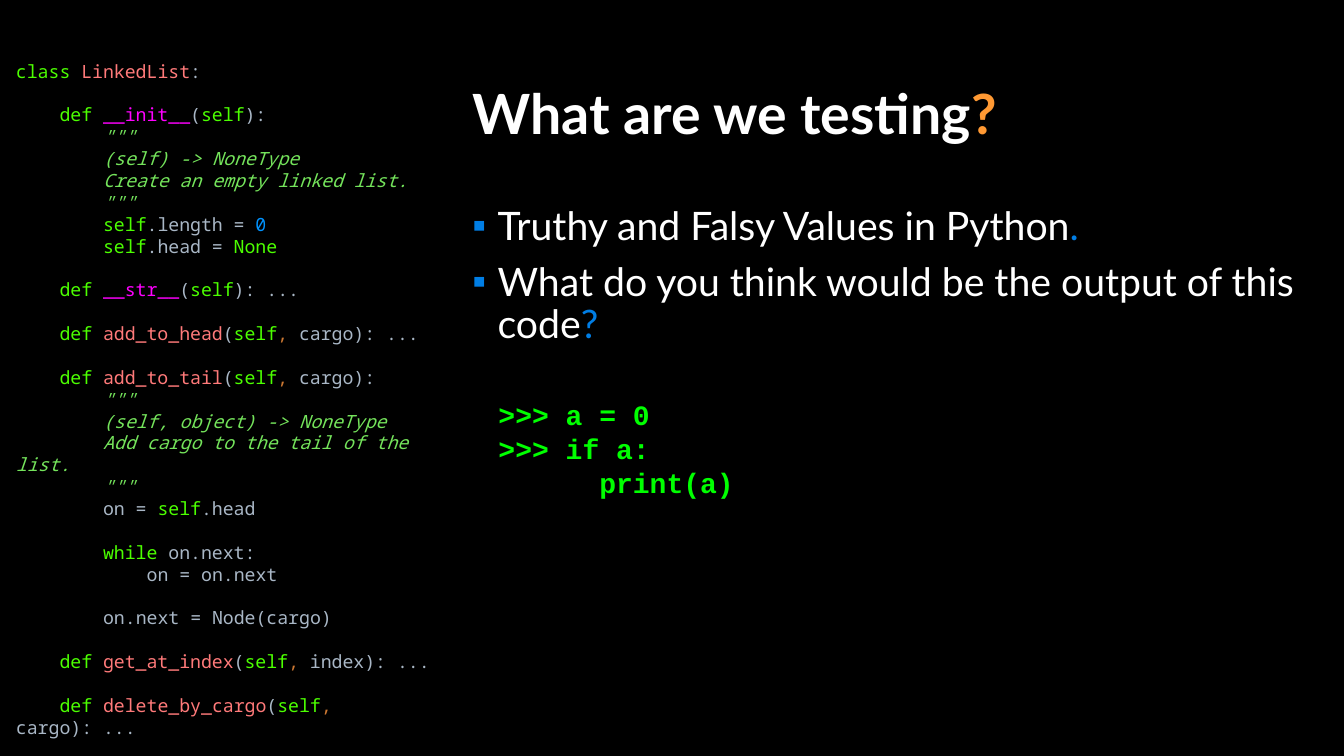
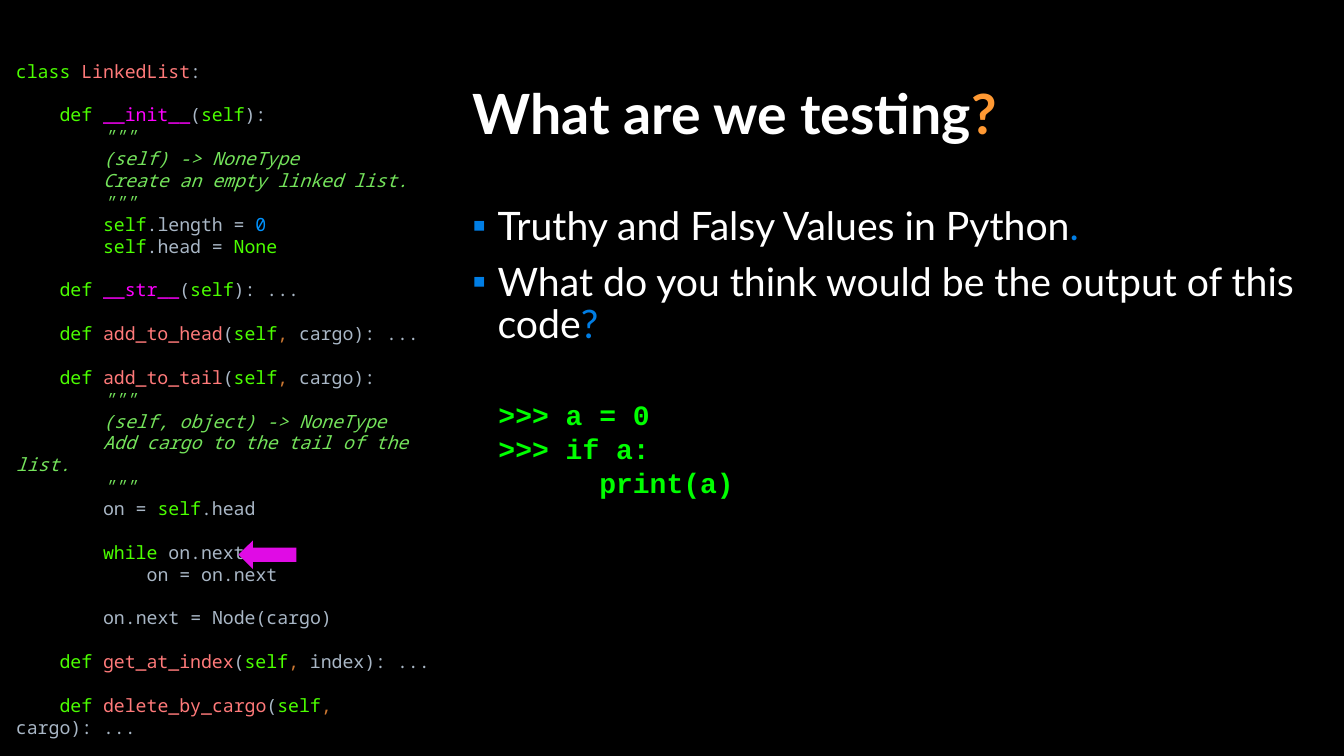
Before and after one commit to APS106/APS106-winter-2022-material, a slide deck: slide 16 of lectures/week12/lecture2/slides/week12_lecture2.pptx (slide 13 before the commit). Drawn at 1344x756 pixels with LibreOffice and Linux fonts; fonts in the diff are those of the drawing; background and template pictures are left out. Boxes give left, top, right and bottom in pixels: in the first picture for what was removed or moved away, otherwise in the second. Text is boxed around its words. In the diff, an @@ line names an element or a change of style, - is before the commit and + after.

```diff
--- a/lectures/week12/lecture2/slides/week12_lecture2.pptx
+++ b/lectures/week12/lecture2/slides/week12_lecture2.pptx
@@ right arrow added at [239,540,296,570], fill #E00BE5 @@
```
Also in this commit, not shown: 1 other slide changed, 3 slides added, 2 other files.
